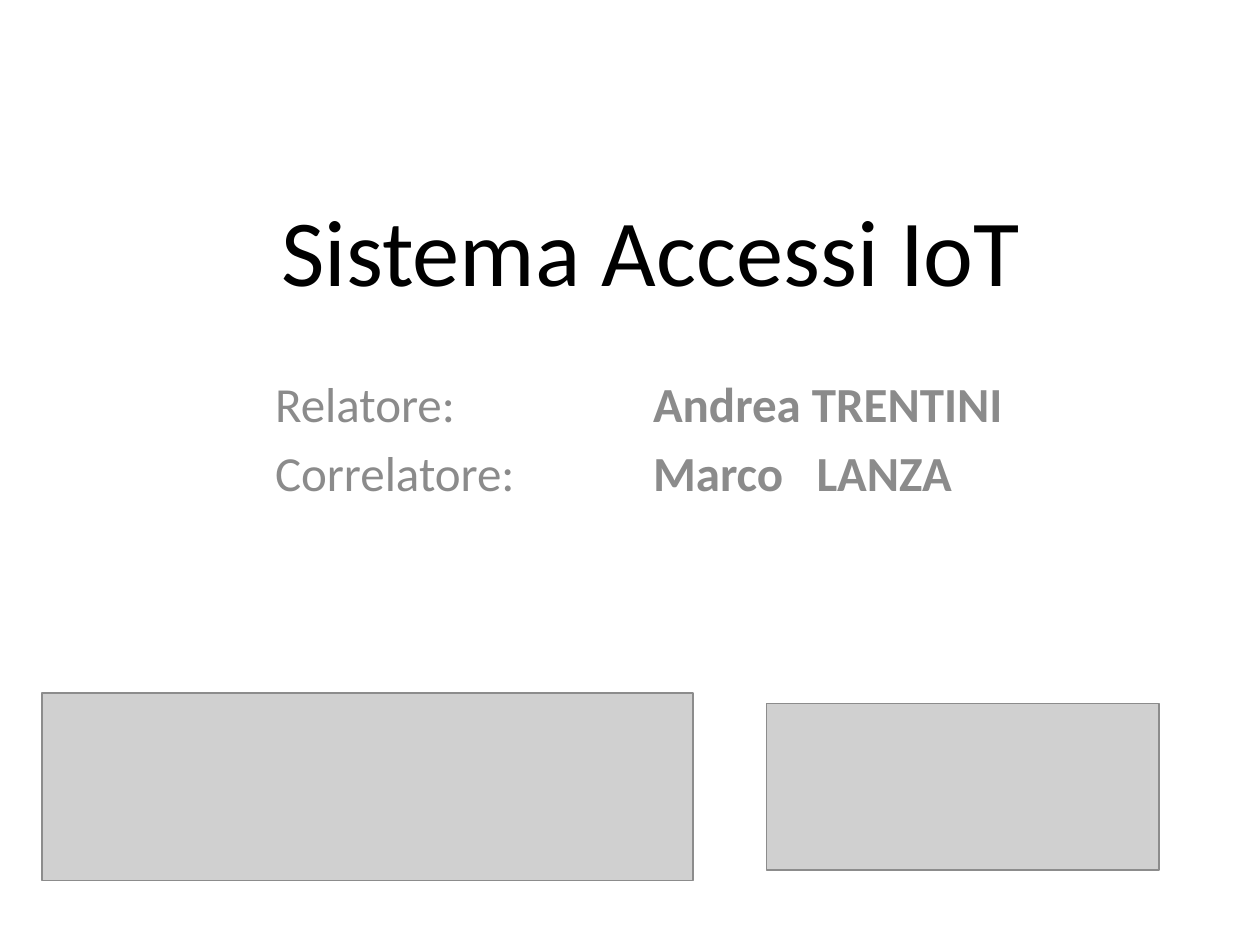
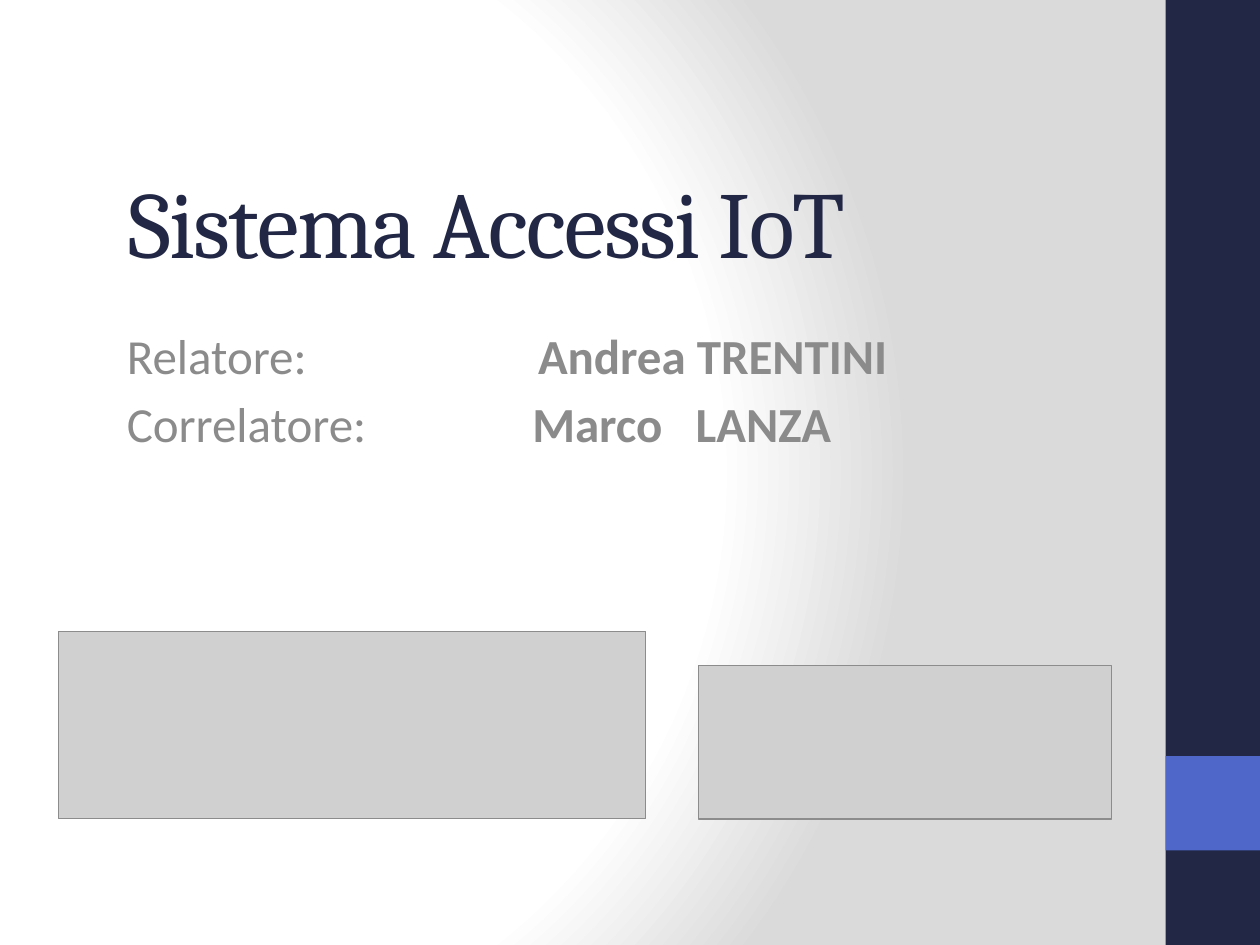
Before and after one commit to Jolsty/SimSim, a slide deck: slide 1 of Tesi_Sistema_Accessi_IoT_Andrei_Ciulpan_872394/presentazione/Sistema Accessi IoT.pptx. Drawn at 1260x945 pixels with LibreOffice and Linux fonts; fonts in the diff are those of the drawing; grey boxes stand for pictures. Boxes give left, top, right and bottom in pixels: in the first picture for what was removed or moved away, otherwise in the second. Text is boxed around its words. In the diff, an @@ line names an element or a change of style, - is before the commit and + after.

```diff
--- a/Tesi_Sistema_Accessi_IoT_Andrei_Ciulpan_872394/presentazione/Sistema Accessi IoT.pptx
+++ b/Tesi_Sistema_Accessi_IoT_Andrei_Ciulpan_872394/presentazione/Sistema Accessi IoT.pptx
@@ background #FFFFFF to gradient #FFFFFF to #DADADA @@
@@ rectangle added at (1166,0,1260,945), fill #212745 @@
@@ title "Sistema Accessi IoT": place and size @@
-title "Sistema Accessi IoT" at (281,221,1020,287)
+title "Sistema Accessi IoT" at (128,194,845,259)
@@ title "Sistema Accessi IoT" at (128,194,845,259): font Calibri to Cambria, text colour #000000 to #212745, letter spacing 0 to -1 pt; alignment centre to left; vertical alignment middle to bottom @@
@@ subtitle "Relatore: Andrea TRENTINI" rewrapped from (275,387,1002,491) to (127,339,887,442) @@
@@ picture: place and size @@
-picture at (42,693,693,881)
+picture at (58,631,645,819)
@@ picture added at (699,665,1113,819) @@
@@ picture removed at (766,703,1158,869) @@
@@ rectangle added at (1166,756,1260,850), fill #4E67C8 @@
```
Also in this commit, not shown: 9 other slides changed, 1 slide added, 1 slide removed, 2 other files.
